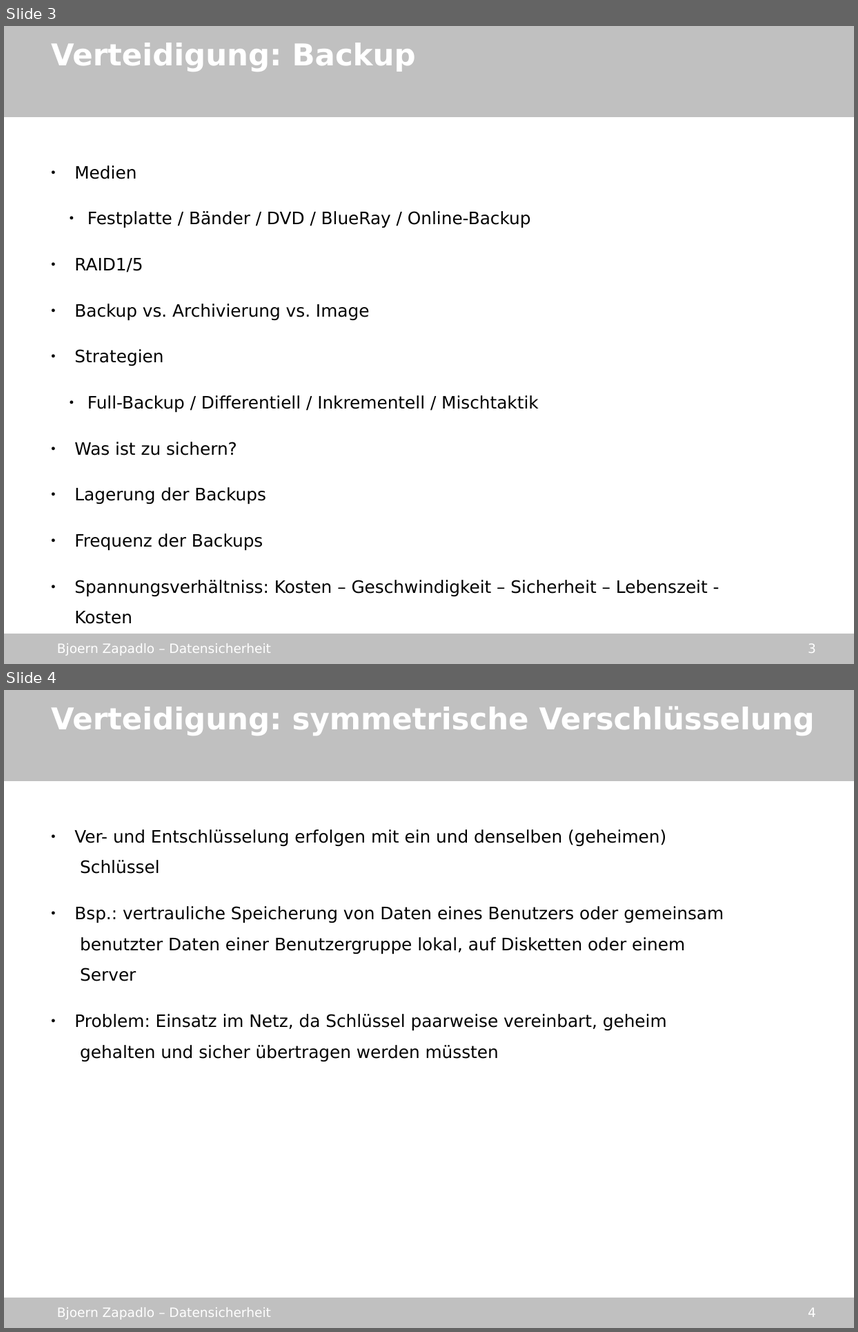
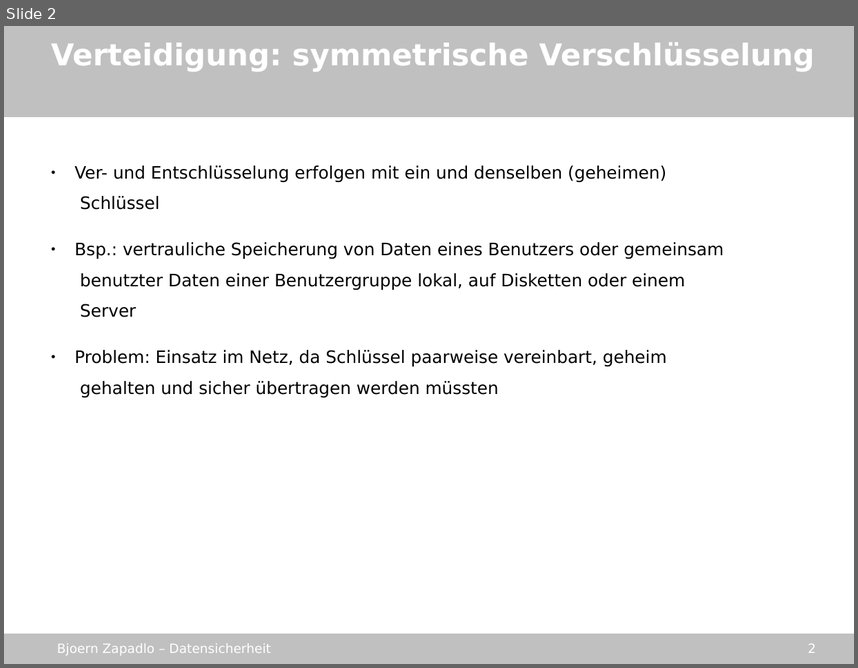
Before and after one commit to gmb2012/sae-datasecurity, a slide deck: stuff/datensicherheit_sae.odp. Shown one above the other, each under a label of ours: slides 3 and 4 before the commit, slide 2 after it. The pictures are 858x1332 and 858x668 pixels, drawn with LibreOffice and Linux fonts; fonts in the diff are those of the drawing; background and template pictures are left out. Boxes give left, top, right and bottom in pixels: in the first picture for what was removed or moved away, otherwise in the second. Text is boxed around its words. In the diff, an @@ line names an element or a change of style, - is before the commit and + after.

```diff
--- a/stuff/datensicherheit_sae.odp
+++ b/stuff/datensicherheit_sae.odp
@@ slide 3 removed at [4,26,854,664], background picture (left out); not listed: 4 template elements that a slide beside it also shows @@
@@ text removed at [51,43,416,72] @@
-Verteidigung: Backup
@@ text removed at [74,165,708,624] @@
-● Medien
-  ● Festplatte / Bänder / DVD / BlueRay / Online-Backup
-● RAID1/5
-● Backup vs. Archivierung vs. Image
-● Strategien
-  ● Full-Backup / Differentiell / Inkrementell / Mischtaktik
-● Was ist zu sichern?
-● Lagerung der Backups
-● Frequenz der Backups
-● Spannungsverhältniss: Kosten – Geschwindigkeit – Sicherheit – Lebenszeit - Kosten
@@ what was slide 4 is now slide 2 @@
@@ page number at [808,643,816,653]: text changed @@
-4
+2
```
Also in this commit, not shown: 2 other slides removed, 1 other file.
